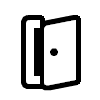
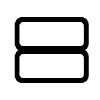
Two versions of the same layered image (w=100, h=100). Layer-by-layer changes:
added layer "equal" above "exit.png" over [14, 17, 89, 83]
hid "exit.png" over [21, 15, 81, 91]
